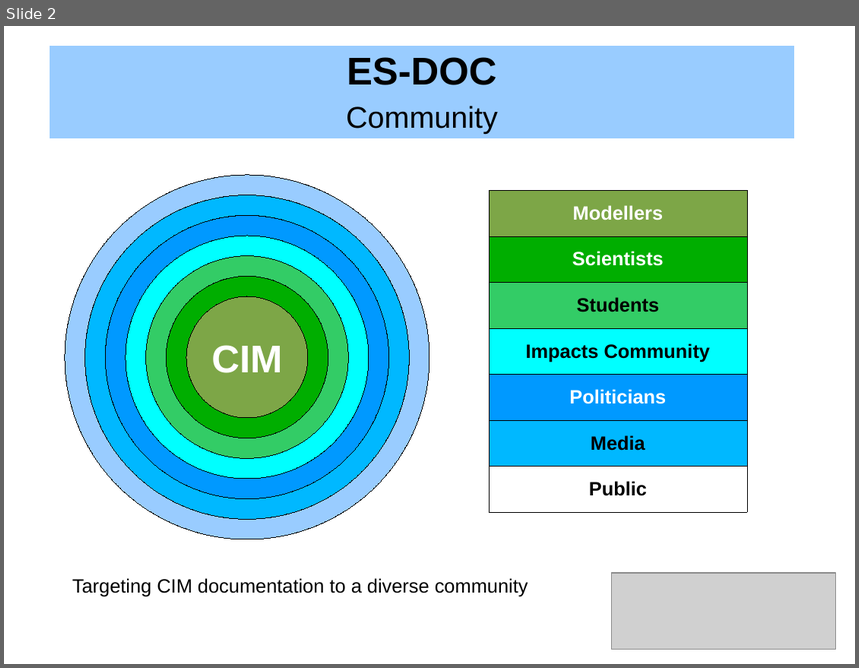
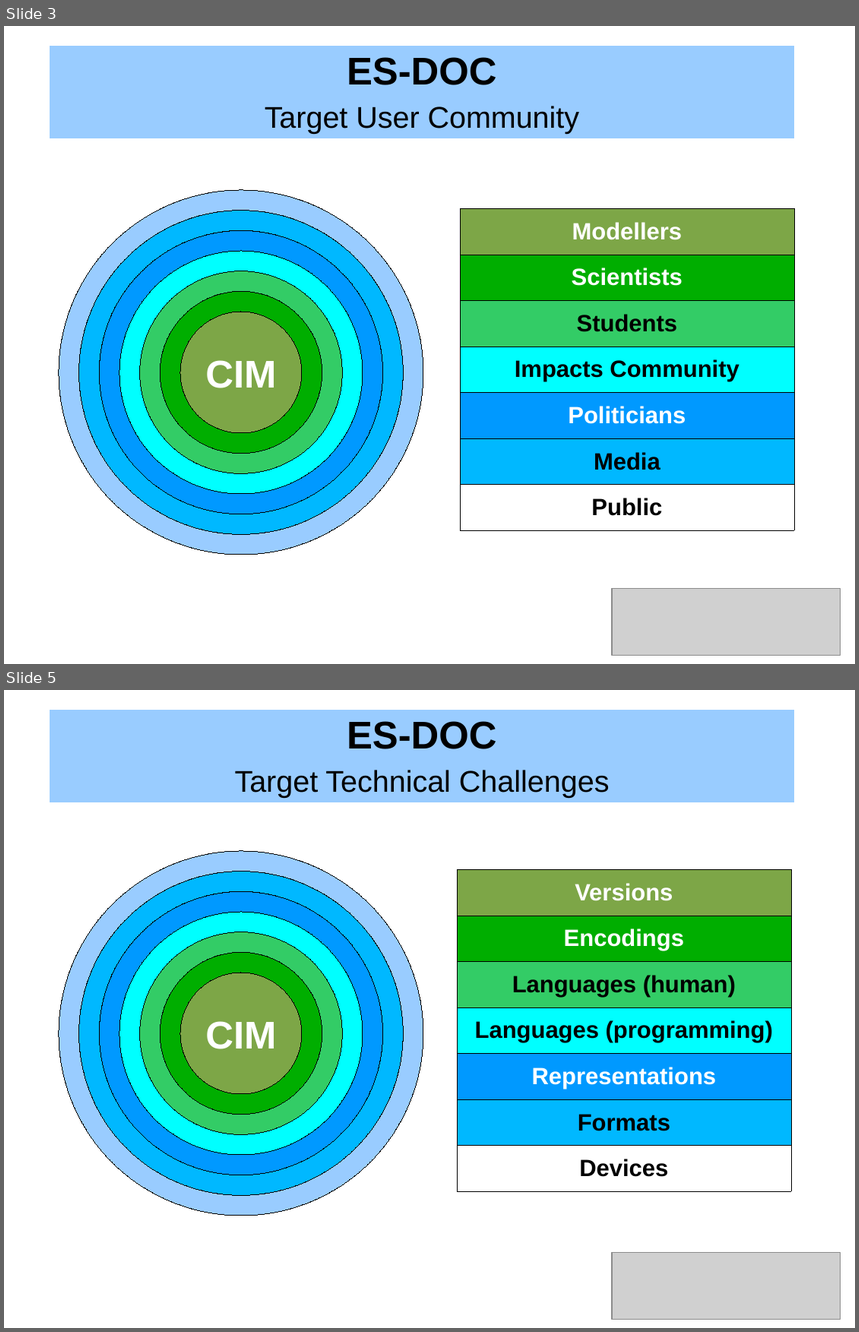
Before and after one commit to ES-DOC/esdoc-docs, a slide deck: presentations/ES-DOC-Introduction.odp. Shown one above the other, each under a label of ours: slide 2 before the commit, slides 3 and 5 after it; the slides between them are not shown. The pictures are 859x668 and 859x1332 pixels, drawn with LibreOffice and Linux fonts; fonts in the diff are those of the drawing; grey boxes stand for pictures. Boxes give left, top, right and bottom in pixels: in the first picture for what was removed or moved away, otherwise in the second. Text is boxed around its words. In the diff, an @@ line names an element or a change of style, - is before the commit and + after.

```diff
--- a/presentations/ES-DOC-Introduction.odp
+++ b/presentations/ES-DOC-Introduction.odp
@@ slide 5 added at [4, 690, 855, 1328], background #FFFFFF @@
@@ table added at [50, 710, 795, 802], 2 rows, 1 columns @@
+ES-DOC
+Target Technical Challenges
@@ table added at [458, 870, 792, 1192], 7 rows, 1 columns @@
+Versions
+Encodings
+Languages (human)
+Languages (programming)
+Representations
+Formats
+Devices
@@ group added at [59, 851, 424, 1216]: 7 ellipses @@
+CIM
@@ picture added at [612, 1252, 841, 1319] @@
@@ what was slide 2 is now slide 3 @@
@@ slide 3 changed as well @@
@@ table at [50, 46, 795, 138] @@
-row 2, column 1: Community
+row 2, column 1: Target User Community
@@ table at [461, 209, 795, 531] @@
@@ size 18 to 22 pt @@
@@ table: place and size @@
-table at [489, 190, 748, 512]
+table at [461, 209, 795, 531]
@@ 7 ellipses: place and size @@
-7 ellipses at [65, 175, 430, 540]
+7 ellipses at [59, 190, 424, 555]
@@ text removed at [72, 579, 528, 597] @@
-Targeting CIM documentation to a diverse community
@@ picture: place and size @@
-picture at [612, 574, 836, 650]
+picture at [612, 588, 841, 655]
```
Also in this commit, not shown: 4 other slides changed, 4 other slides added, 3 slides removed, 1 other file.
